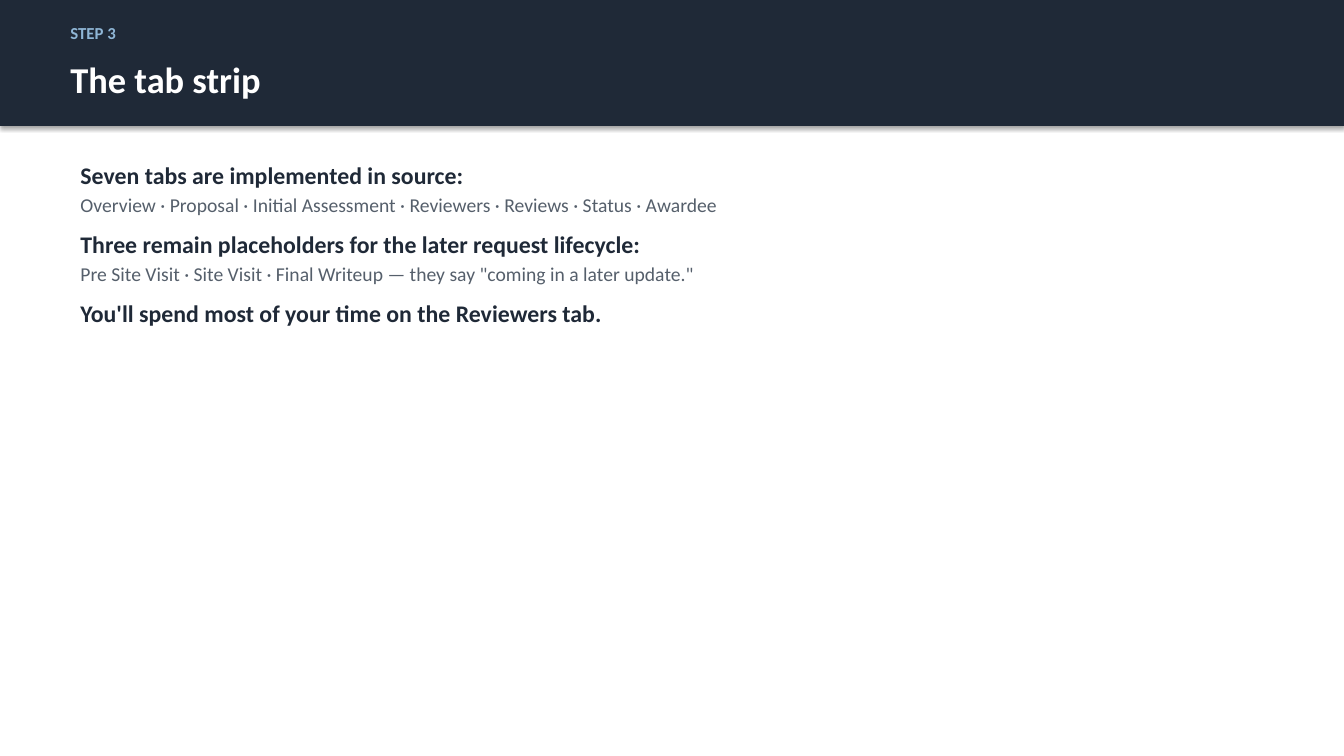
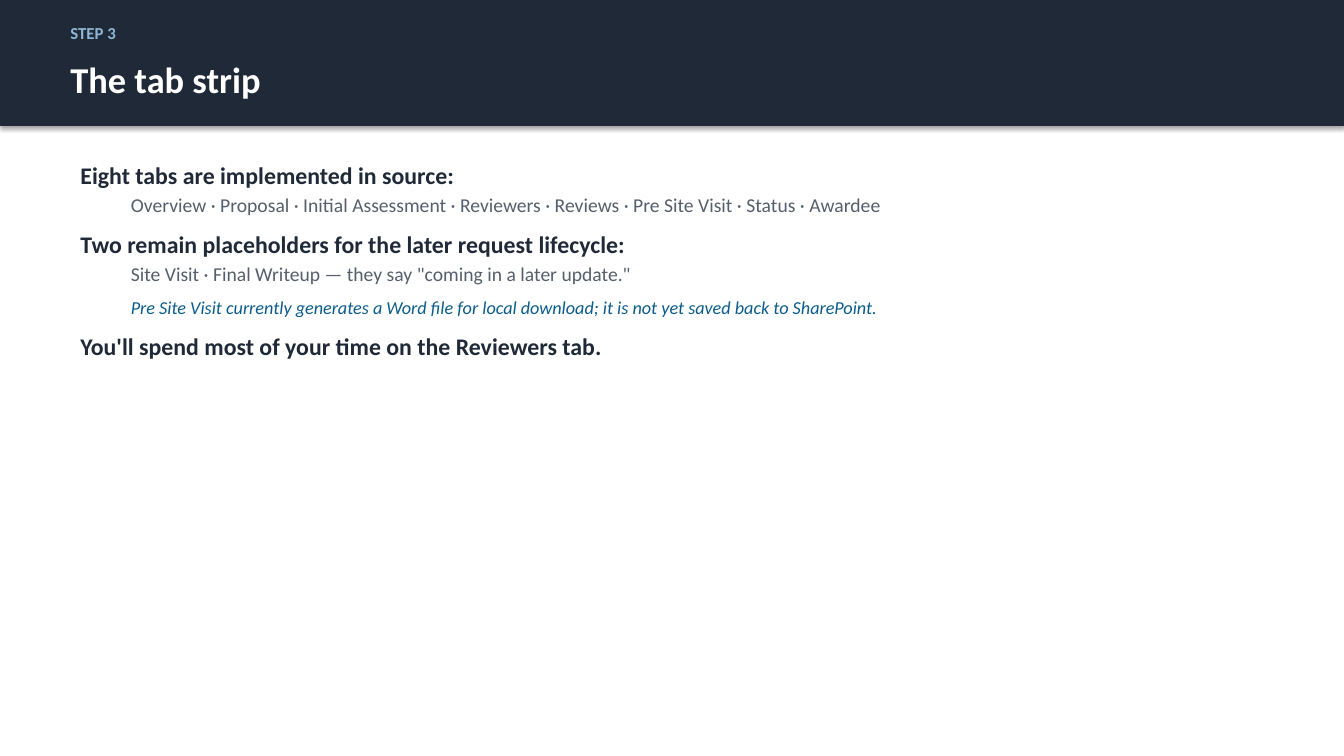
Before and after one commit to justingallivan/wmkf-research-apps, a slide deck: slide 8 of docs/onboarding/Workbench_Onboarding_PD.pptx. Drawn at 1344x756 pixels with LibreOffice and Linux fonts; fonts in the diff are those of the drawing. Boxes give left, top, right and bottom in pixels: in the first picture for what was removed or moved away, otherwise in the second. Text is boxed around its words. In the diff, an @@ line names an element or a change of style, - is before the commit and + after.

```diff
--- a/docs/onboarding/Workbench_Onboarding_PD.pptx
+++ b/docs/onboarding/Workbench_Onboarding_PD.pptx
@@ text at <box>80,167,880,317</box>: text changed @@
-Seven tabs are implemented in source:
-  Overview · Proposal · Initial Assessment · Reviewers · Reviews · Status · Awardee
-Three remain placeholders for the later request lifecycle:
-  Pre Site Visit · Site Visit · Final Writeup — they say "coming in a later update."
+Eight tabs are implemented in source:
+  Overview · Proposal · Initial Assessment · Reviewers · Reviews · Pre Site Visit · Status · Awardee
+Two remain placeholders for the later request lifecycle:
+  Site Visit · Final Writeup — they say "coming in a later update."
+  Pre Site Visit currently generates a Word file for local download; it is not yet saved back to SharePoint.
```
Also in this commit, not shown: 12 other slides changed, 4 other files.
